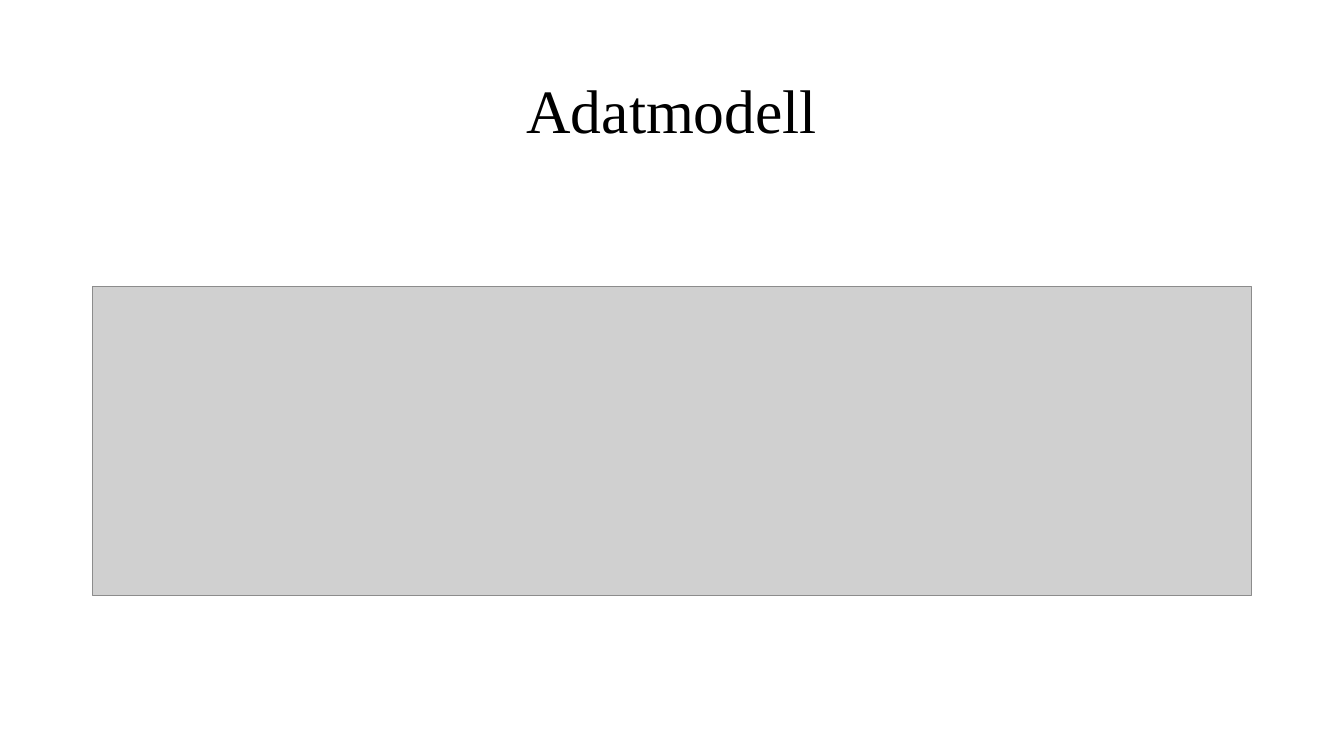
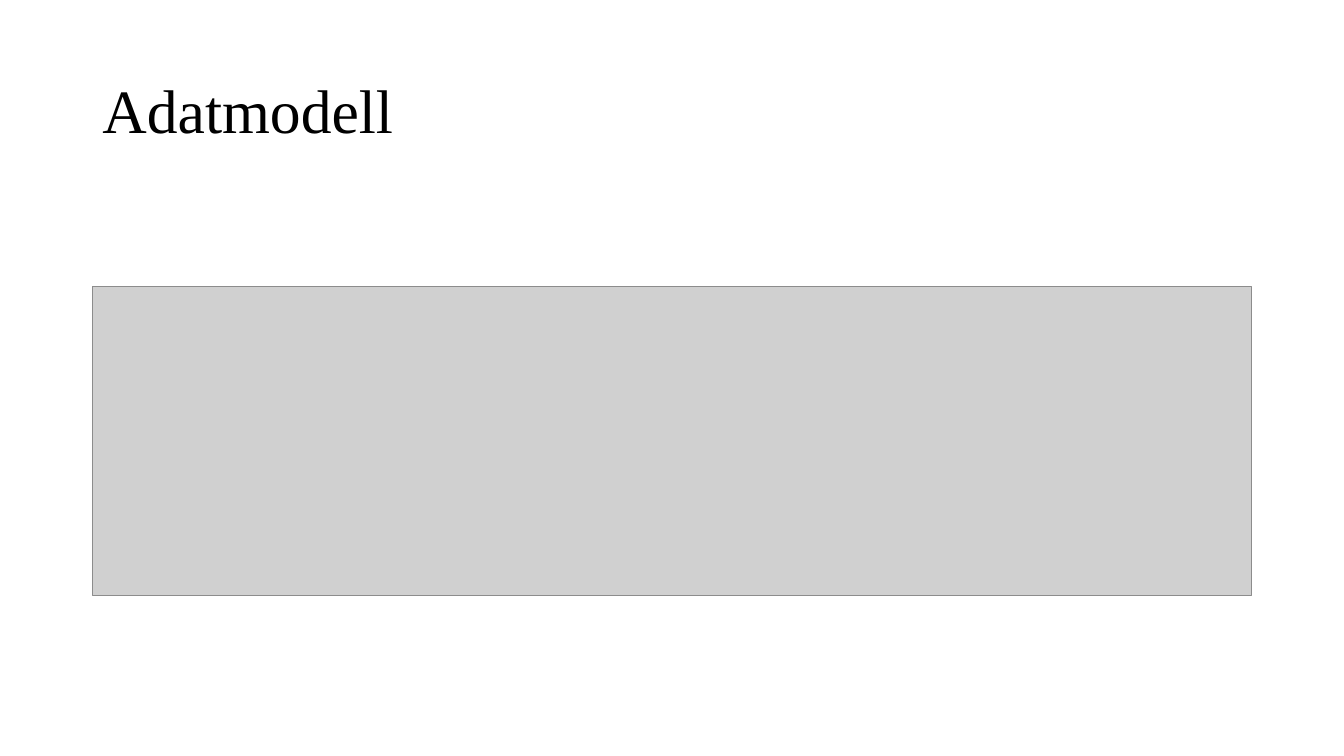
Before and after one commit to benedekkrisztian/BKR-Alkatresz, a slide deck: slide 2 of Dokumentációk/BKR Alkatrész Prezentáció.pptx. Drawn at 1344x756 pixels with LibreOffice and Linux fonts; fonts in the diff are those of the drawing; grey boxes stand for pictures. Boxes give left, top, right and bottom in pixels: in the first picture for what was removed or moved away, otherwise in the second. Text is boxed around its words. In the diff, an @@ line names an element or a change of style, - is before the commit and + after.

Commit message:
ppt

```diff
--- a/Dokumentációk/BKR Alkatrész Prezentáció.pptx
+++ b/Dokumentációk/BKR Alkatrész Prezentáció.pptx
@@ title "Adatmodell" at [102, 90, 393, 134]: alignment centre to left @@
```
